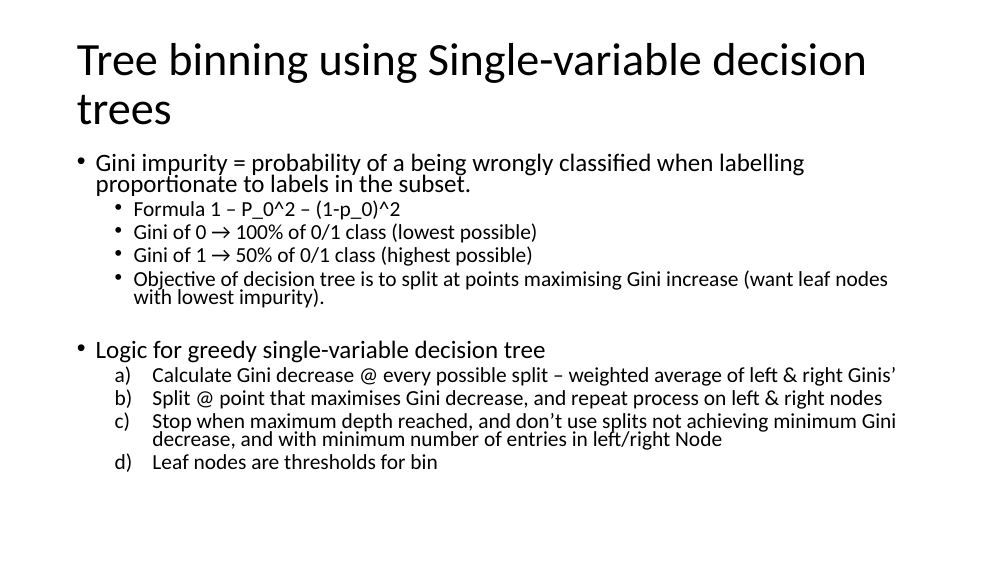
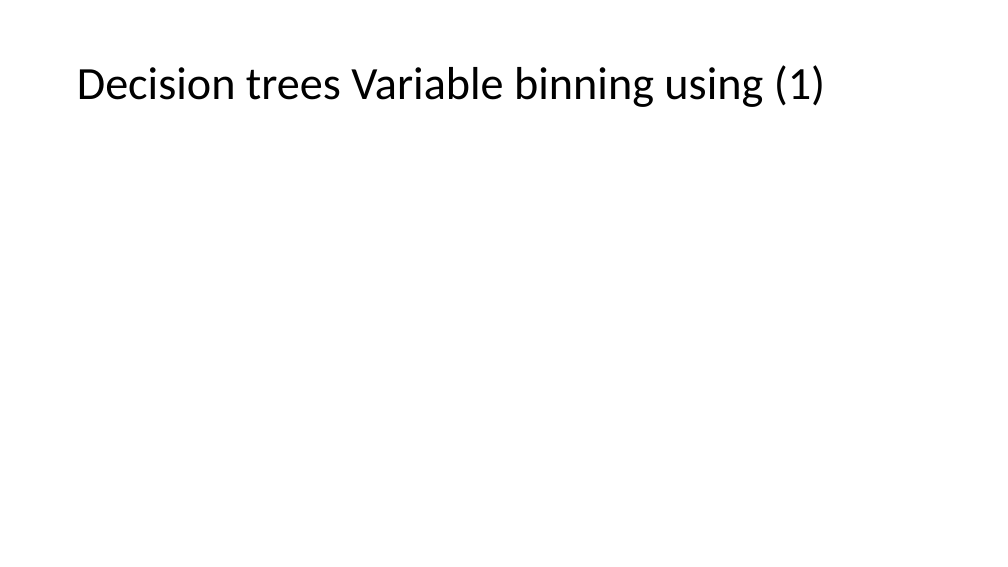
Before and after one commit to oli5679/WeightOfEvidenceDemo, a slide deck: slide 7 of Presentation.pptx. Drawn at 1008x567 pixels with LibreOffice and Linux fonts; fonts in the diff are those of the drawing; grey boxes stand for pictures. Boxes give left, top, right and bottom in pixels: in the first picture for what was removed or moved away, otherwise in the second. Text is boxed around its words. In the diff, an @@ line names an element or a change of style, - is before the commit and + after.

```diff
--- a/Presentation.pptx
+++ b/Presentation.pptx
@@ title at [77,65,825,107]: text changed @@
-Tree binning using Single-variable decision trees
+Decision trees Variable binning using (1)
@@ text removed at [96,153,897,469] @@
-• Gini impurity = probability of a being wrongly classified when labelling proportionate to labels in the subset.
-  • Formula 1 – P_0^2 – (1-p_0)^2
-  • Gini of 0 → 100% of 0/1 class (lowest possible)
-  • Gini of 1 → 50% of 0/1 class (highest possible)
-  • Objective of decision tree is to split at points maximising Gini increase (want leaf nodes with lowest impurity).
-• Logic for greedy single-variable decision tree
-  a) Calculate Gini decrease @ every possible split – weighted average of left & right Ginis’
-  b) Split @ point that maximises Gini decrease, and repeat process on left & right nodes
-  c) Stop when maximum depth reached, and don’t use splits not achieving minimum Gini decrease, and with minimum number of entries in left/right Node
-  d) Leaf nodes are thresholds for bin
```
Also in this commit, not shown: 5 other slides changed, 2 slides added, 1 slide removed, 1 other file.
